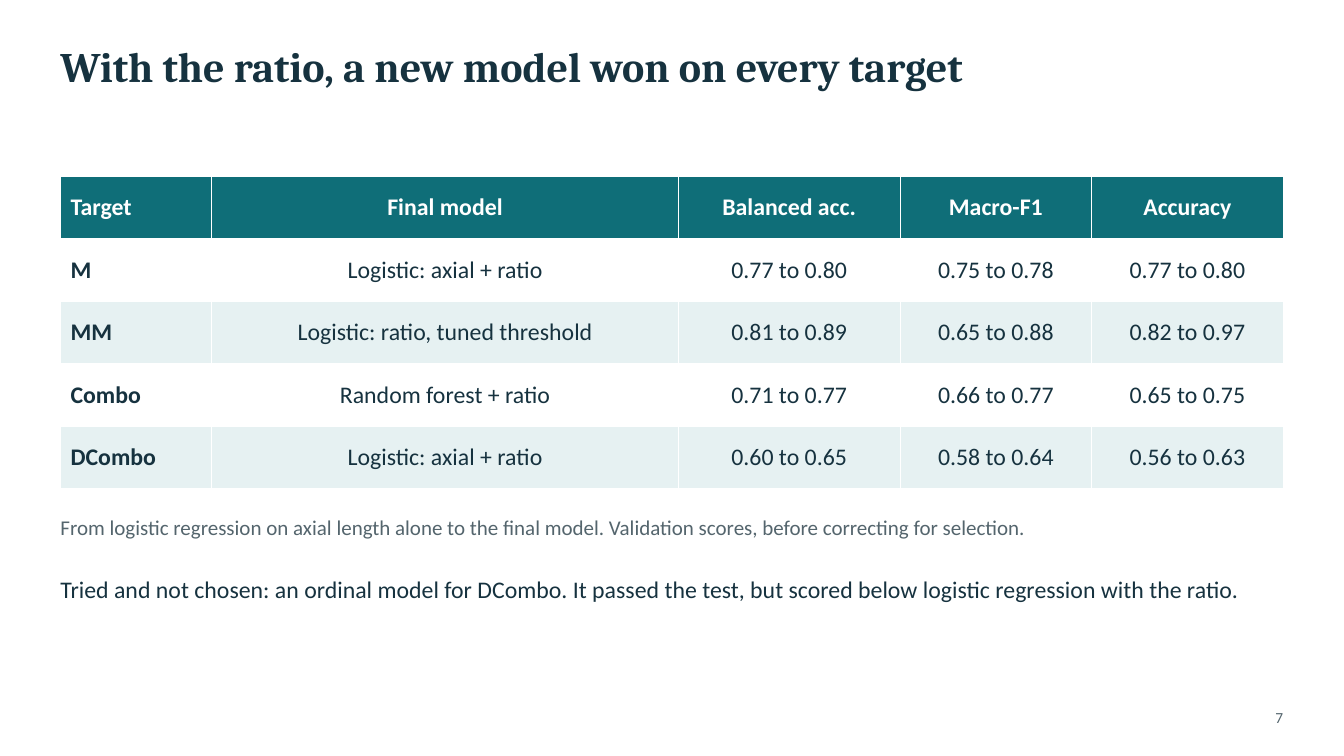
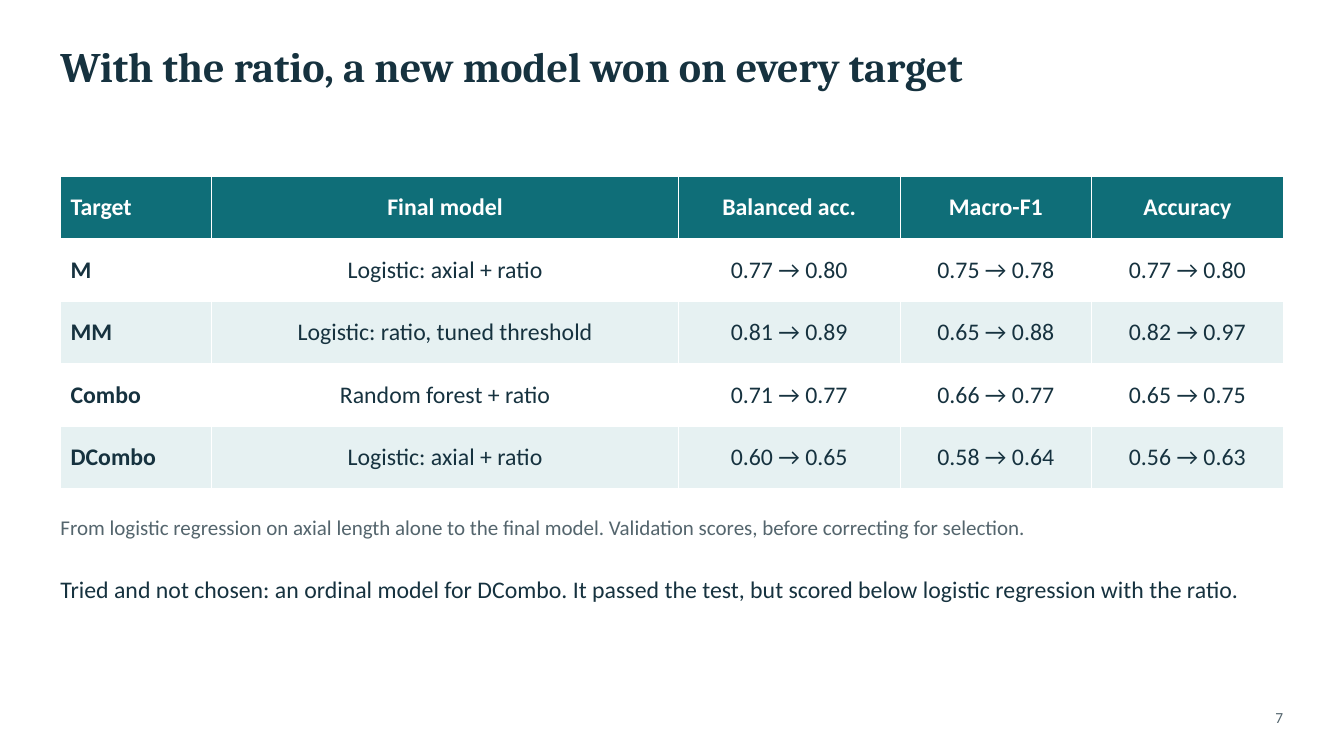
Before and after one commit to tomas20oriol-jpg/miopia-ml-project, a slide deck: slide 7 of slides/myopia_presentation.pptx. Drawn at 1344x756 pixels with LibreOffice and Linux fonts; fonts in the diff are those of the drawing. Boxes give left, top, right and bottom in pixels: in the first picture for what was removed or moved away, otherwise in the second. Text is boxed around its words. In the diff, an @@ line names an element or a change of style, - is before the commit and + after.

```diff
--- a/slides/myopia_presentation.pptx
+++ b/slides/myopia_presentation.pptx
@@ table at (x1=60, y1=176, x2=1284, y2=489) @@
-row 2: M | Logistic: axial + ratio | 0.77 to 0.80 | 0.75 to 0.78 | 0.77 to 0.80
+row 2: M | Logistic: axial + ratio | 0.77 → 0.80 | 0.75 → 0.78 | 0.77 → 0.80
-row 3: MM | Logistic: ratio, tuned threshold | 0.81 to 0.89 | 0.65 to 0.88 | 0.82 to 0.97
+row 3: MM | Logistic: ratio, tuned threshold | 0.81 → 0.89 | 0.65 → 0.88 | 0.82 → 0.97
-row 4: Combo | Random forest + ratio | 0.71 to 0.77 | 0.66 to 0.77 | 0.65 to 0.75
+row 4: Combo | Random forest + ratio | 0.71 → 0.77 | 0.66 → 0.77 | 0.65 → 0.75
-row 5: DCombo | Logistic: axial + ratio | 0.60 to 0.65 | 0.58 to 0.64 | 0.56 to 0.63
+row 5: DCombo | Logistic: axial + ratio | 0.60 → 0.65 | 0.58 → 0.64 | 0.56 → 0.63
```
Also in this commit, not shown: 3 other slides changed, 2 other files.
